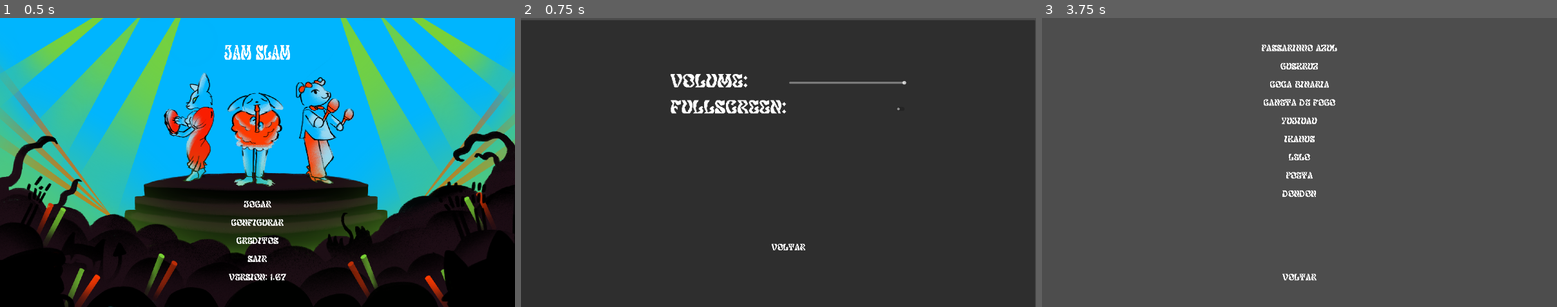
Above: before the commit, frames 1-3 (left to right).
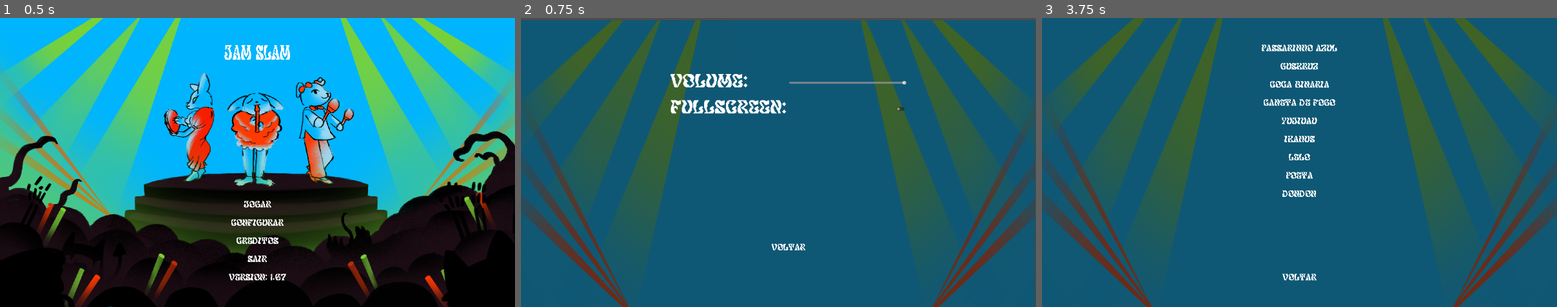
Above: after the commit, the same moments.

Repository: Gus-Kruz/projeto-bixarada
Game: Godot game, scene res://menu/menu_principal.tscn
Same seed, same stepped clock (60 frames per second), same inputs: the game is played once before the commit and once after it.
Inputs (mouse positions are in pixels of both pictures, inside the frame that each line leads up to):
- Up to frame 1 (0.5 s): no input
- Up to frame 2 (0.75 s): click (778, 223) at 0.5 s
- Up to frame 3 (3.75 s): click (1366, 107) at 1.25 s; click (1309, 119) at 2 s; click (1309, 246) at 2.75 s; click (1299, 240) at 3.5 s

Frame 1 is identical in both runs. In frame 2, 98% of the frame differs, in the area x 0-100%, y 0-100%; in frame 3, 97%.

Commit message:
termina as telas de config e creditos

Diff:
--- a/menu/Config.tscn
+++ b/menu/Config.tscn
@@ -3,6 +3,7 @@
 [ext_resource type="Script" uid="uid://clna3opl5k6pb" path="res://menu/config.gd" id="1_1bbqe"]
 [ext_resource type="FontFile" uid="uid://mqk3gw84yky5" path="res://recursos/Pixelout Personal Use Only.ttf" id="1_nmity"]
 [ext_resource type="Texture2D" uid="uid://dj0s7ffdjs1p0" path="res://imagens/voltar placeholder.png" id="2_hxsha"]
+[ext_resource type="Texture2D" uid="uid://cwu4da02nghof" path="res://imagens/backgrounds/Background-liso.png" id="4_1bbqe"]
 
 [sub_resource type="LabelSettings" id="LabelSettings_nmity"]
 font = ExtResource("1_nmity")
@@ -23,6 +24,13 @@
 grow_horizontal = 2
 grow_vertical = 2
 script = ExtResource("1_1bbqe")
+
+[node name="TextureRect" type="TextureRect" parent="." unique_id=932521047]
+z_index = -1
+layout_mode = 0
+offset_right = 1920.0
+offset_bottom = 1080.0
+texture = ExtResource("4_1bbqe")
 
 [node name="MarginContainer" type="MarginContainer" parent="." unique_id=1526654533]
 layout_mode = 1
@@ -81,11 +89,6 @@
 size_flags_vertical = 10
 texture_normal = ExtResource("2_hxsha")
 
-[node name="TextureRect" type="TextureRect" parent="." unique_id=932521047]
-layout_mode = 0
-offset_right = 40.0
-offset_bottom = 40.0
-
 [connection signal="value_changed" from="MarginContainer/VBoxContainer/GridContainer/HSlider" to="." method="_on_h_slider_value_changed"]
 [connection signal="toggled" from="MarginContainer/VBoxContainer/GridContainer/CheckButton" to="." method="_on_check_button_toggled"]
 [connection signal="pressed" from="MarginContainer/VBoxContainer/voltar" to="." method="_on_voltar_pressed"]
--- a/menu/creditos.gd
+++ b/menu/creditos.gd
@@ -1,4 +1,4 @@
-extends MarginContainer
+extends Panel
 
 func _on_texture_button_pressed() -> void:
 	get_tree().change_scene_to_file('res://menu/menu_principal.tscn')
--- a/menu/creditos.tscn
+++ b/menu/creditos.tscn
@@ -3,6 +3,7 @@
 [ext_resource type="Script" uid="uid://4rf4py8gqeof" path="res://menu/creditos.gd" id="1_b7v7n"]
 [ext_resource type="Texture2D" uid="uid://bv2ssyqfvv075" path="res://imagens/passarinho placeholder.png" id="1_bthew"]
 [ext_resource type="Texture2D" uid="uid://ch1h2qlo8qxiw" path="res://imagens/gugaplaceholder.png" id="2_b7v7n"]
+[ext_resource type="Texture2D" uid="uid://cwu4da02nghof" path="res://imagens/backgrounds/Background-liso.png" id="2_j70ib"]
 [ext_resource type="Texture2D" uid="uid://bfa5y0jk75jwv" path="res://imagens/coca placeholder.png" id="3_85u1v"]
 [ext_resource type="Texture2D" uid="uid://l8m18osqhw3v" path="res://imagens/caneta placeholder.png" id="4_vtmri"]
 [ext_resource type="Texture2D" uid="uid://lgrbpq8nujed" path="res://imagens/eduardo placeholder.png" id="5_hymb8"]
@@ -12,19 +13,34 @@
 [ext_resource type="Texture2D" uid="uid://dgihe1yx80nud" path="res://imagens/poeta placeholder.png" id="9_j70ib"]
 [ext_resource type="Texture2D" uid="uid://blw3ol6ygc5t5" path="res://imagens/dondon.png" id="10_3wuis"]
 
-[node name="Paidevários" type="MarginContainer" unique_id=145930819]
-anchors_preset = 13
-anchor_left = 0.5
-anchor_right = 0.5
+[node name="Paidevários" type="Panel" unique_id=819022111]
+anchors_preset = 15
+anchor_right = 1.0
 anchor_bottom = 1.0
-offset_left = -192.0
-offset_right = 192.0
 grow_horizontal = 2
 grow_vertical = 2
 script = ExtResource("1_b7v7n")
 
+[node name="TextureRect" type="TextureRect" parent="." unique_id=767798362]
+z_index = -1
+layout_mode = 0
+offset_right = 40.0
+offset_bottom = 40.0
+texture = ExtResource("2_j70ib")
+
 [node name="MarginContainer" type="MarginContainer" parent="." unique_id=853322026]
-layout_mode = 2
+layout_mode = 1
+anchors_preset = 8
+anchor_left = 0.5
+anchor_top = 0.5
+anchor_right = 0.5
+anchor_bottom = 0.5
+offset_left = -312.0
+offset_top = -540.0
+offset_right = 312.0
+offset_bottom = 540.0
+grow_horizontal = 2
+grow_vertical = 2
 theme_override_constants/margin_left = 120
 theme_override_constants/margin_top = 80
 theme_override_constants/margin_right = 120
@@ -32,6 +48,8 @@
 
 [node name="VBoxContainer" type="VBoxContainer" parent="MarginContainer" unique_id=2102021608]
 layout_mode = 2
+size_flags_horizontal = 4
+size_flags_vertical = 0
 
 [node name="TextureRect" type="TextureRect" parent="MarginContainer/VBoxContainer" unique_id=306940740]
 layout_mode = 2
Binary file added: imagens/backgrounds/Background-liso.png
Not shown, added: imagens/backgrounds/Background-liso.png.import
